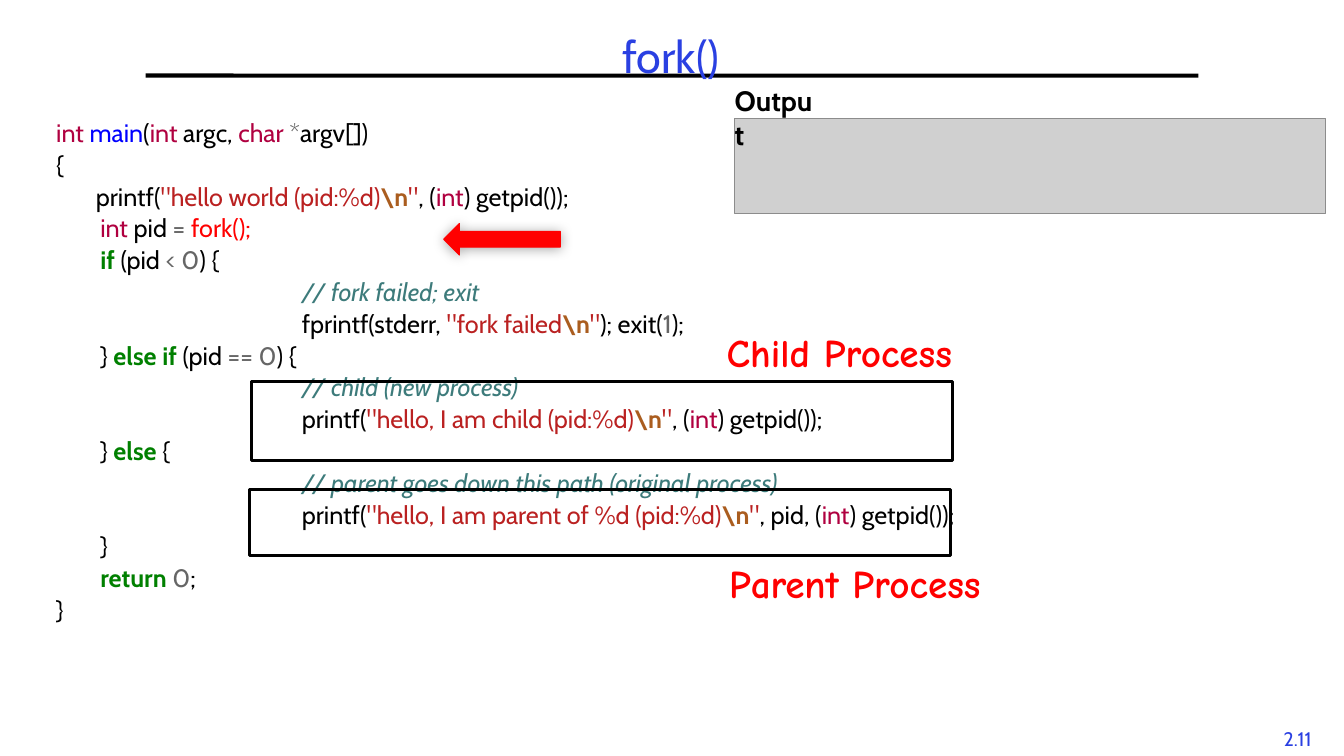
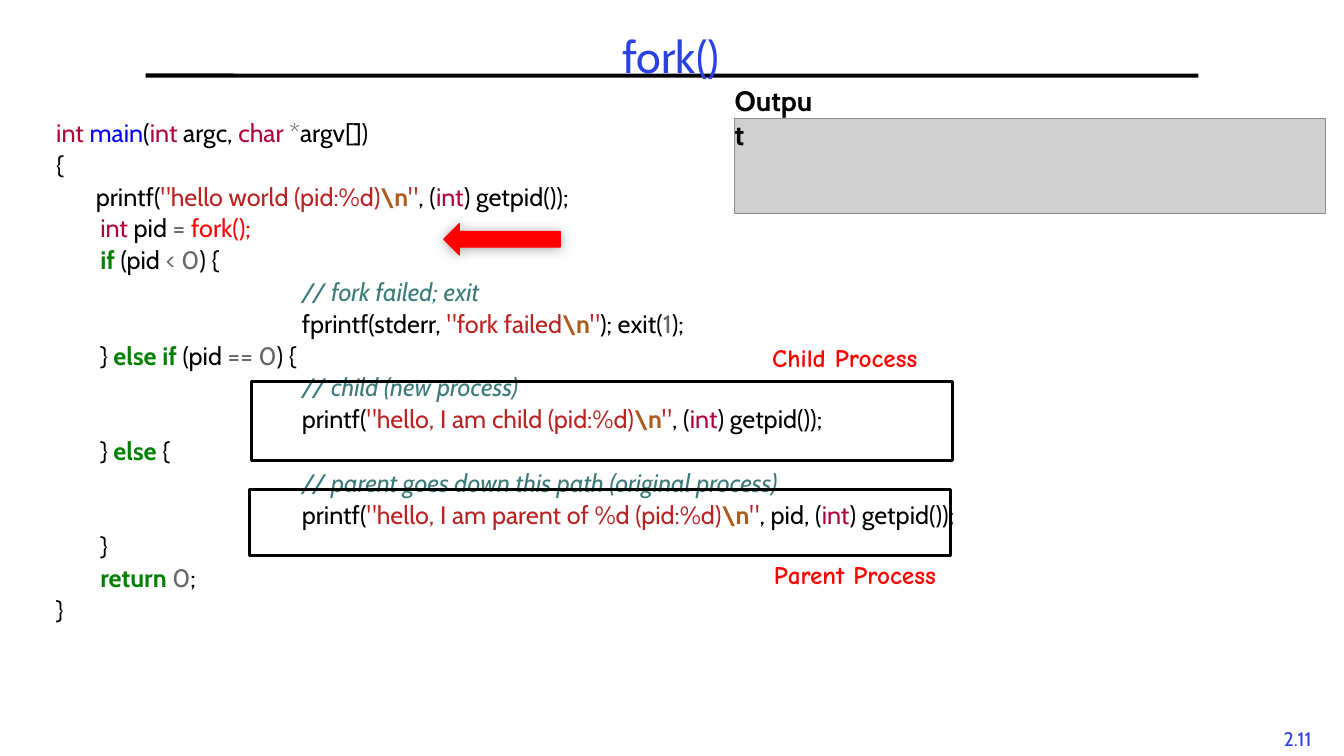
Before and after one commit to guhofstra/CSC256Fa25, a slide deck: slide 11 of PPTs/L2-Processes Threads.pptx. Drawn at 1344x756 pixels with LibreOffice and Linux fonts; fonts in the diff are those of the drawing; grey boxes stand for pictures. Boxes give left, top, right and bottom in pixels: in the first picture for what was removed or moved away, otherwise in the second. Text is boxed around its words. In the diff, an @@ line names an element or a change of style, - is before the commit and + after.

```diff
--- a/PPTs/L2-Processes Threads.pptx
+++ b/PPTs/L2-Processes Threads.pptx
@@ text "Child Process" moved from (x1=727, y1=340, x2=952, y2=381) to (x1=772, y1=350, x2=917, y2=367) @@
@@ text "Child Process" at (x1=772, y1=350, x2=917, y2=367): size 28 to 18 pt @@
@@ text "Parent Process" at (x1=774, y1=567, x2=935, y2=585): size 28 to 18 pt @@
@@ text "Parent Process" moved from (x1=729, y1=571, x2=980, y2=599) to (x1=774, y1=567, x2=935, y2=585) @@
```
Also in this commit, not shown: 8 slides removed, 6 other files.
